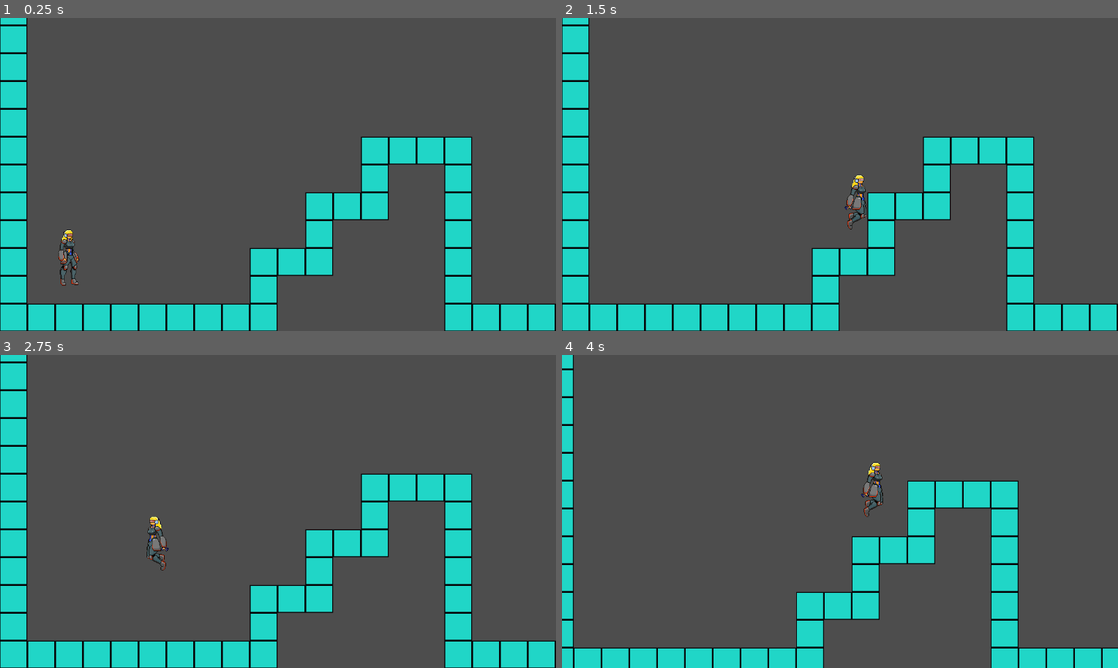
Above: before the commit, frames 1-4 (two rows, left to right).
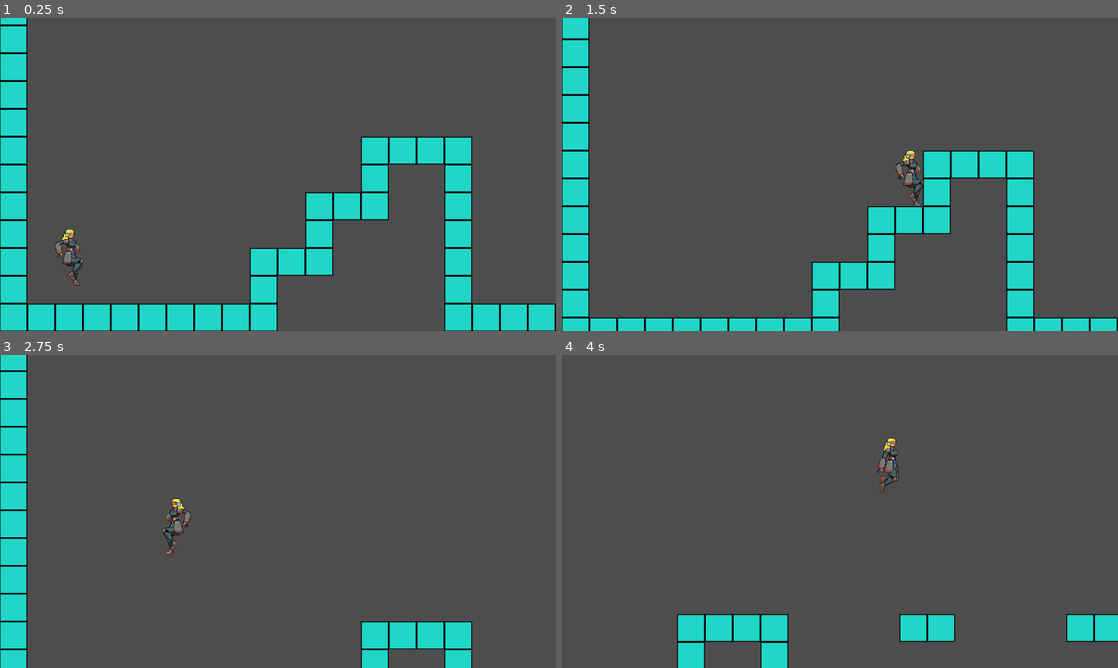
Above: after the commit, the same moments.

Repository: AbhinavRayamajhi/Rotten-Inside
Game: Godot game, scene res://src/main/main.tscn
Same seed, same stepped clock (60 frames per second), same inputs: the game is played once before the commit and once after it.
Inputs:
- Up to frame 1 (0.25 s): no input
- Up to frame 2 (1.5 s): hold D (right) from 0.53 s (still down); tap Space (jump) at 0.6, 0.77, 1.07 s; tap Shift (dash) at 1.35 s
- Up to frame 3 (2.75 s): tap Space (jump) at 1.52, 1.55, 1.82, 2.1 s; release D (right) at 2.03 s; hold A (left) from 2.03 s (still down)
- Up to frame 4 (4 s): release A (left) at 2.78 s; hold D (right) from 2.78 s (still down); tap Shift (dash) at 2.85 s; tap Space (jump) at 3.02, 3.05, 3.32, 3.6, 3.77 s

The runs differ from the first frame. In frame 1, 0.4% of the frame differs, in the area x 9-15%, y 67-86%; in frame 2, 8.1%; in frame 3, 16%; in frame 4, 18%, in the area x 0-100%, y 0-100%.

Commit message:
Added run and fall animation

Diff:
--- a/src/player/player.tscn
+++ b/src/player/player.tscn
@@ -25,10 +25,26 @@
 "values": [Rect2(132, 0, 132, 132)]
 }
 
+[sub_resource type="Animation" id="Animation_cwolq"]
+resource_name = "fall"
+step = 1.0
+tracks/0/type = "value"
+tracks/0/imported = false
+tracks/0/enabled = true
+tracks/0/path = NodePath("Sprite2D:region_rect")
+tracks/0/interp = 1
+tracks/0/loop_wrap = true
+tracks/0/keys = {
+"times": PackedFloat32Array(0),
+"transitions": PackedFloat32Array(1),
+"update": 0,
+"values": [Rect2(0, 264, 132, 132)]
+}
+
 [sub_resource type="Animation" id="Animation_ylhto"]
 resource_name = "idle"
 loop_mode = 1
-step = 0.125
+step = 0.11111111
 tracks/0/type = "value"
 tracks/0/imported = false
 tracks/0/enabled = true
@@ -36,7 +52,7 @@
 tracks/0/interp = 0
 tracks/0/loop_wrap = true
 tracks/0/keys = {
-"times": PackedFloat32Array(0, 0.125, 0.25, 0.375, 0.5, 0.625, 0.75, 0.875, 1),
+"times": PackedFloat32Array(0, 0.11111111, 0.22222222, 0.33333334, 0.44444445, 0.5555556, 0.6666667, 0.7777778, 0.8888889),
 "transitions": PackedFloat32Array(1, 1, 1, 1, 1, 1, 1, 1, 1),
 "update": 1,
 "values": [Rect2(0, 0, 132, 132), Rect2(132, 0, 132, 132), Rect2(264, 0, 132, 132), Rect2(396, 0, 132, 132), Rect2(528, 0, 132, 132), Rect2(528, 0, 132, 132), Rect2(660, 0, 132, 132), Rect2(792, 0, 132, 132), Rect2(924, 0, 132, 132)]
@@ -58,26 +74,45 @@
 "values": [Rect2(0, 132, 132, 132)]
 }
 
+[sub_resource type="Animation" id="Animation_2smqc"]
+resource_name = "walk"
+length = 0.5
+loop_mode = 1
+step = 0.125
+tracks/0/type = "value"
+tracks/0/imported = false
+tracks/0/enabled = true
+tracks/0/path = NodePath("Sprite2D:region_rect")
+tracks/0/interp = 0
+tracks/0/loop_wrap = true
+tracks/0/keys = {
+"times": PackedFloat32Array(0, 0.125, 0.25, 0.375),
+"transitions": PackedFloat32Array(1, 1, 1, 1),
+"update": 1,
+"values": [Rect2(0, 396, 132, 132), Rect2(132, 396, 132, 132), Rect2(264, 396, 132, 132), Rect2(396, 396, 132, 132)]
+}
+
 [sub_resource type="AnimationLibrary" id="AnimationLibrary_cwolq"]
 _data = {
 &"RESET": SubResource("Animation_8ydov"),
+&"fall": SubResource("Animation_cwolq"),
 &"idle": SubResource("Animation_ylhto"),
-&"jump": SubResource("Animation_l271a")
+&"jump": SubResource("Animation_l271a"),
+&"walk": SubResource("Animation_2smqc")
 }
 
 [sub_resource type="RectangleShape2D" id="RectangleShape2D_ab7mr"]
-size = Vector2(54, 127)
+size = Vector2(48, 127)
 
 [sub_resource type="CapsuleShape2D" id="CapsuleShape2D_1l4rv"]
-radius = 17.0
-height = 124.0
+height = 100.0
 
 [node name="Player" type="CharacterBody2D" unique_id=13239550]
 collision_layer = 2
 script = ExtResource("1_rxibo")
 
 [node name="Sprite2D" type="Sprite2D" parent="." unique_id=1258909920]
-position = Vector2(36, -4)
+position = Vector2(34, -4)
 texture = ExtResource("2_l271a")
 region_enabled = true
 region_rect = Rect2(132, 0, 132, 132)
@@ -86,7 +121,7 @@
 libraries/ = SubResource("AnimationLibrary_cwolq")
 
 [node name="CollisionBox" type="CollisionShape2D" parent="." unique_id=1696313281]
-position = Vector2(0, -3.5)
+position = Vector2(-3, -3.5)
 shape = SubResource("RectangleShape2D_ab7mr")
 
 [node name="HurtBox" type="Area2D" parent="." unique_id=1501865607]
--- a/src/player/scripts/melee_double_jump.gd
+++ b/src/player/scripts/melee_double_jump.gd
@@ -4,6 +4,7 @@
 func _enter() -> void:
 	entity.is_double_jump_available = false
 	entity.velocity.y = entity.JUMP_VELOCITY
+	entity.animation_player.play("jump")
 
 
 func _physics_update(delta: float) -> void:
@@ -14,5 +15,5 @@
 		change_state.emit(&"dash")
 		return
 	# Fall
-	if not entity.is_on_floor():
+	if not entity.is_on_floor() and entity.velocity.y >= 10:
 		change_state.emit(&"fall")
--- a/src/player/scripts/melee_fall.gd
+++ b/src/player/scripts/melee_fall.gd
@@ -1,4 +1,8 @@
 extends State
+
+
+func _enter() -> void:
+	entity.animation_player.play("fall")
 
 
 func _physics_update(delta: float) -> void:
--- a/src/player/scripts/melee_jump.gd
+++ b/src/player/scripts/melee_jump.gd
@@ -18,5 +18,5 @@
 		change_state.emit(&"dash")
 		return
 	# Fall
-	if not entity.is_on_floor():
+	if not entity.is_on_floor() and entity.velocity.y >= 10:
 		change_state.emit(&"fall")
--- a/src/player/scripts/melee_walk.gd
+++ b/src/player/scripts/melee_walk.gd
@@ -3,7 +3,7 @@
 
 func _enter() -> void:
 	entity.is_double_jump_available = true
-	entity.animation_player.play("idle")
+	entity.animation_player.play("walk")
 
 
 func _physics_update(delta: float) -> void:
--- a/src/player/scripts/player.gd
+++ b/src/player/scripts/player.gd
@@ -5,12 +5,12 @@
 @onready var animation_player: AnimationPlayer = $AnimationPlayer
 
 
-const SPEED : float = 450.0
+const SPEED : float = 600.0
 const DECELERATION : float = 3000.0
 
-const JUMP_VELOCITY : float = -850.0
+const JUMP_VELOCITY : float = -950.0
 
-const DASH_SPEED : float = 1400.0
+const DASH_SPEED : float = 1300.0
 const DASH_DURATION : float = 0.3
 const DASH_COOLDOWN : float = 0.8
 
Not shown: 1 places in src/player/player.tscn that only renumber resources
Binary file changed: src/player/player_sprites.png
Not shown, changed: src/player/player_sprites.png.import
